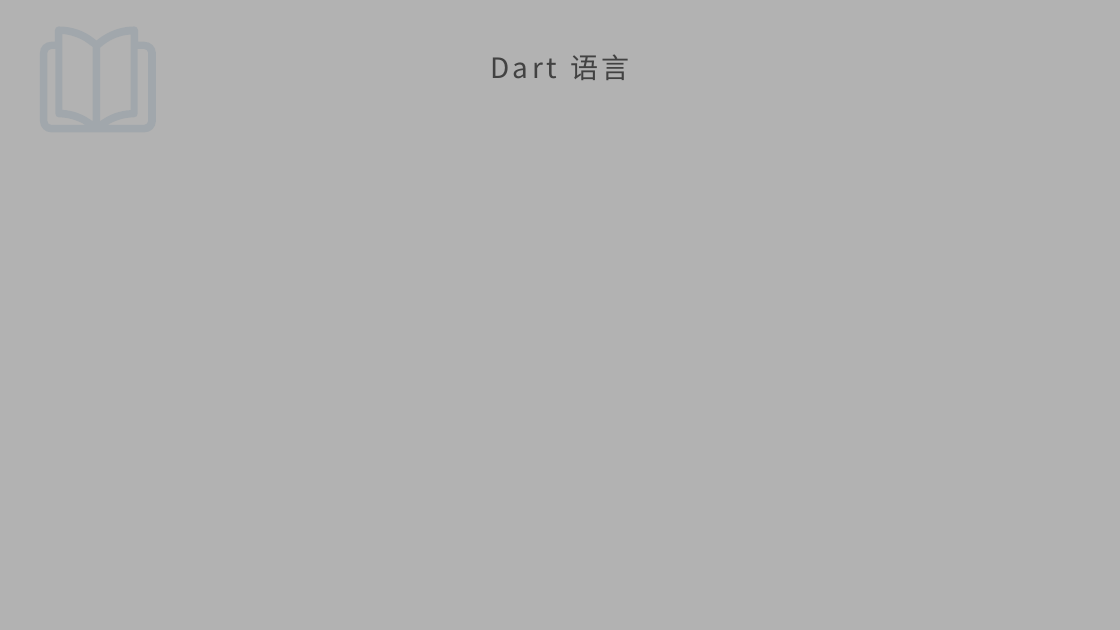
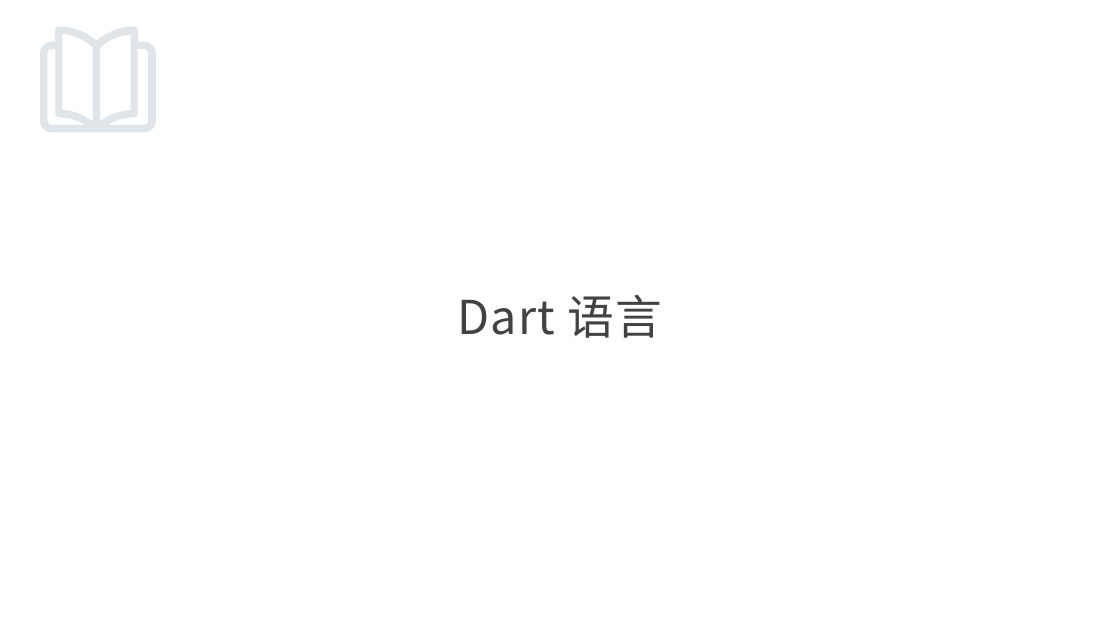
Before and after one commit to maosong-pactera/training, a slide deck: slide 4 of flutter/移动端Flutter_第1课_如何开始工作？.pptx (slide 3 before the commit). Drawn at 1120x630 pixels with LibreOffice and Linux fonts; fonts in the diff are those of the drawing; background and template pictures are left out. Boxes give left, top, right and bottom in pixels: in the first picture for what was removed or moved away, otherwise in the second. Text is boxed around its words. In the diff, an @@ line names an element or a change of style, - is before the commit and + after.

```diff
--- a/flutter/移动端Flutter_第1课_如何开始工作？.pptx
+++ b/flutter/移动端Flutter_第1课_如何开始工作？.pptx
@@ rectangle removed at [0,0,1120,630] @@
@@ title "Dart 语言": place and size @@
-title "Dart 语言" at [490,54,629,80]
+title "Dart 语言" at [458,295,662,338]
@@ title "Dart 语言" at [458,295,662,338]: size 24 to 40 pt, letter spacing 3 to 1 pt @@
```
Also in this commit, not shown: 10 other slides changed, 6 slides added, 4 other files.
